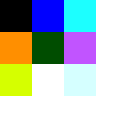
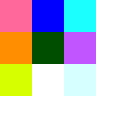
The second 128px x 128px image is a revision of the first. Changes to its layers:
painted on "Background" over [0, 0, 32, 32]
